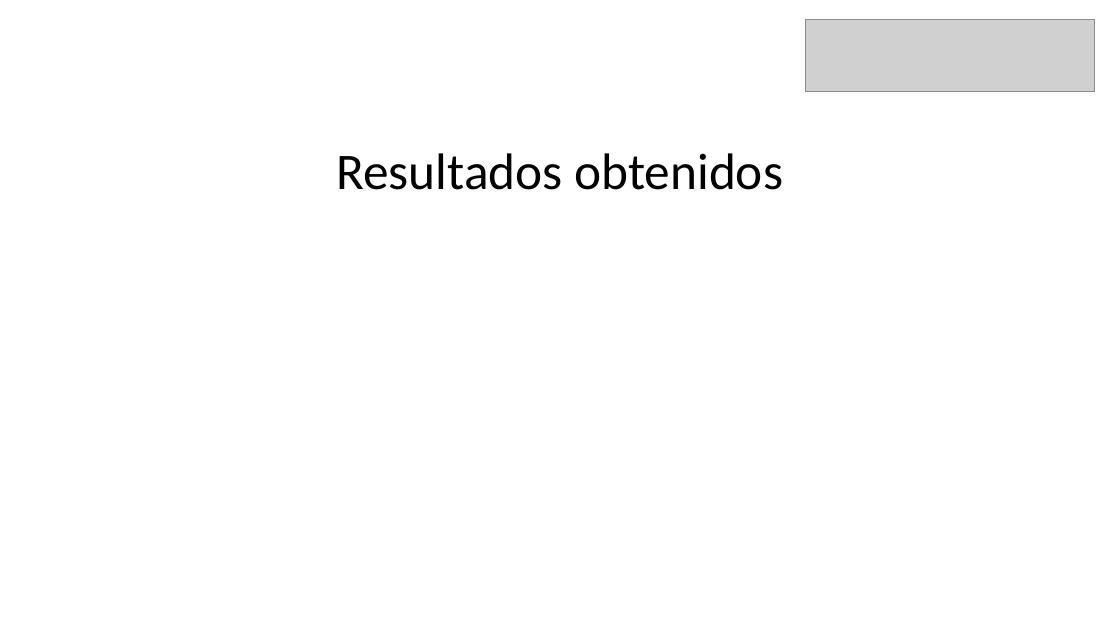
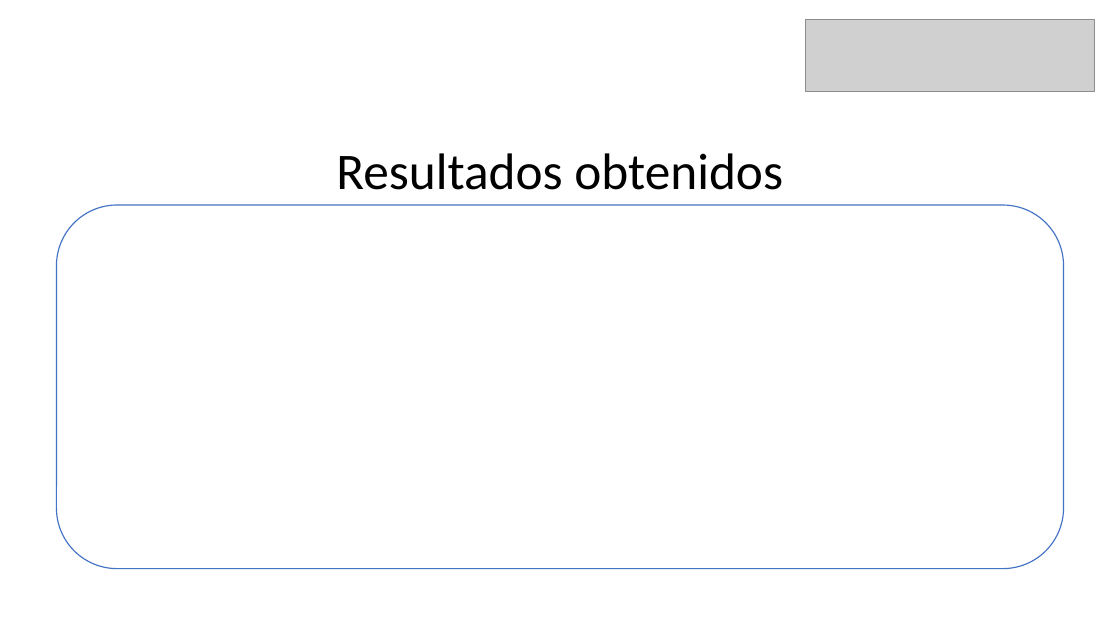
Before and after one commit to Lobo4zul/Proyecto_de_Titulo, a slide deck: slide 12 of Fase 2/Evidencia del proyecto/Formato Presentación final Portafolio.pptx. Drawn at 1120x630 pixels with LibreOffice and Linux fonts; fonts in the diff are those of the drawing; grey boxes stand for pictures. Boxes give left, top, right and bottom in pixels: in the first picture for what was removed or moved away, otherwise in the second. Text is boxed around its words. In the diff, an @@ line names an element or a change of style, - is before the commit and + after.

```diff
--- a/Fase 2/Evidencia del proyecto/Formato Presentación final Portafolio.pptx
+++ b/Fase 2/Evidencia del proyecto/Formato Presentación final Portafolio.pptx
@@ rounded rectangle added at [56,205,1064,569], fill #FFFFFF, outline #4472C4 1 pt @@
```
Also in this commit, not shown: 10 other slides changed.
